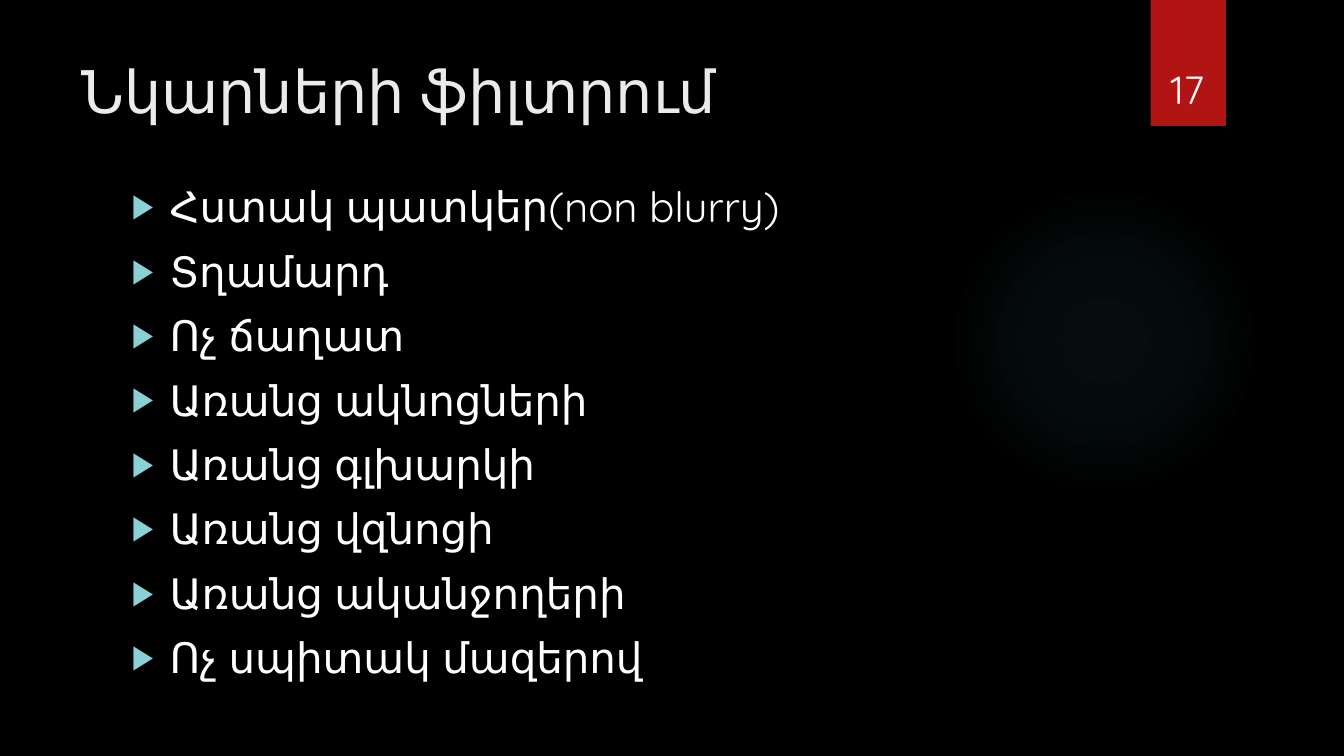
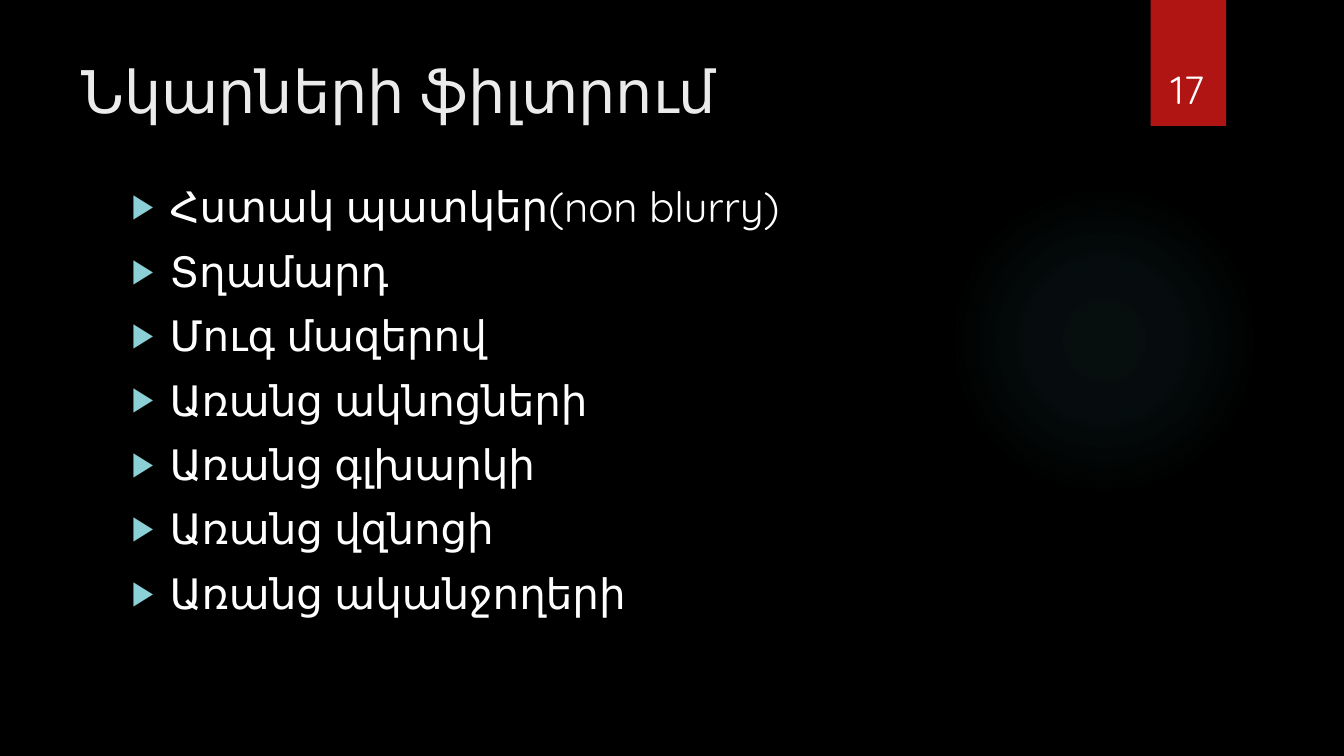
Before and after one commit to Lusine0101/GAN-for-Stegan, a slide deck: slide 17 of Գեներատիվ մրցակցող ցանցերի կիրառումը նկարի տեսքով թաքնագրության կրիչ.pptx. Drawn at 1344x756 pixels with LibreOffice and Linux fonts; fonts in the diff are those of the drawing; background and template pictures are left out. Boxes give left, top, right and bottom in pixels: in the first picture for what was removed or moved away, otherwise in the second. Text is boxed around its words. In the diff, an @@ line names an element or a change of style, - is before the commit and + after.

```diff
--- a/Գեներատիվ մրցակցող ցանցերի կիրառումը նկարի տեսքով թաքնագրության կրիչ.pptx
+++ b/Գեներատիվ մրցակցող ցանցերի կիրառումը նկարի տեսքով թաքնագրության կրիչ.pptx
@@ text at box(170, 319, 487, 360): text changed @@
-▶ Ոչ ճաղատ
+▶ Մուգ մազերով
@@ text at box(170, 641, 642, 682): paragraph removed @@
-▶ Ոչ սպիտակ մազերով
```
Also in this commit, not shown: 10 other slides changed.
